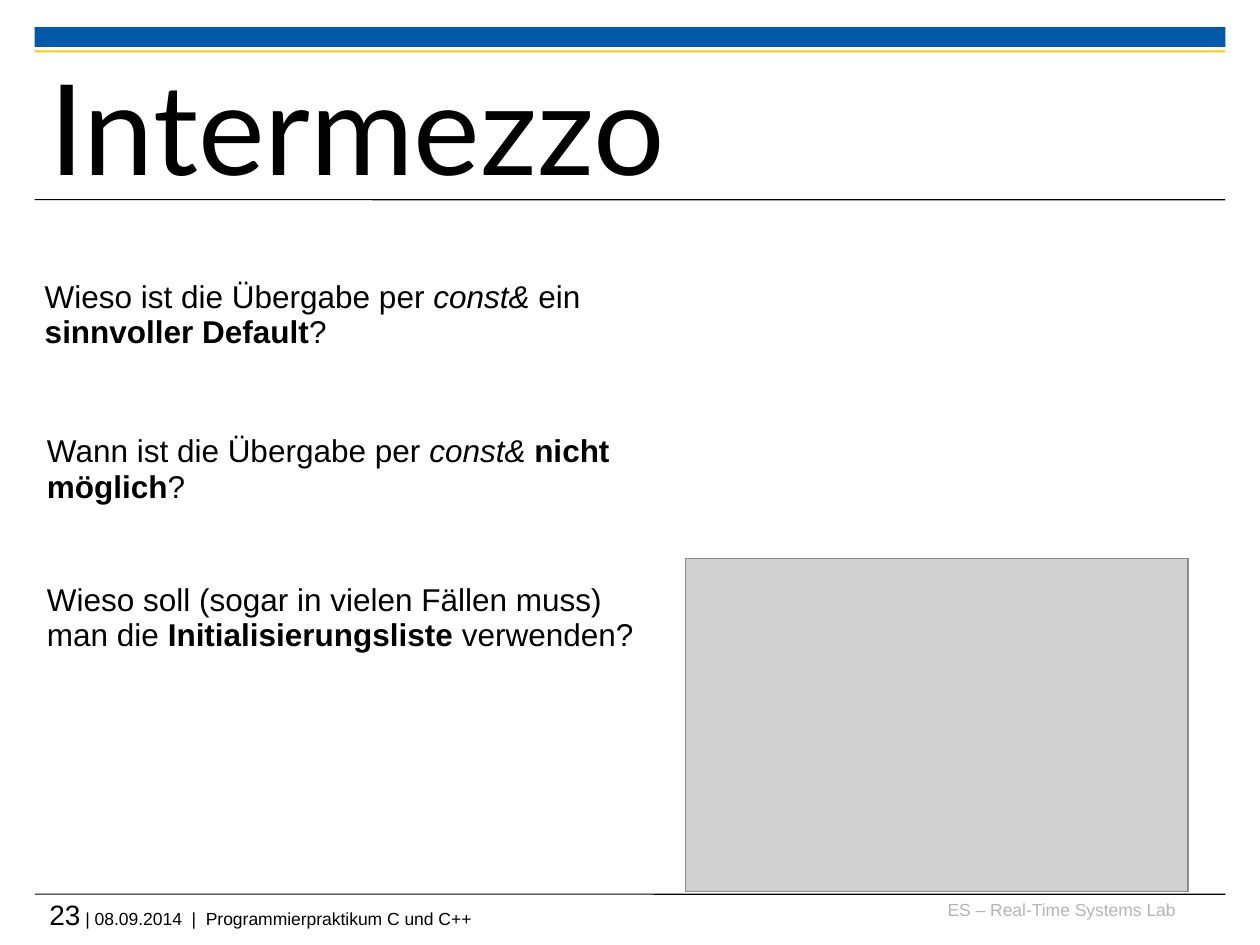
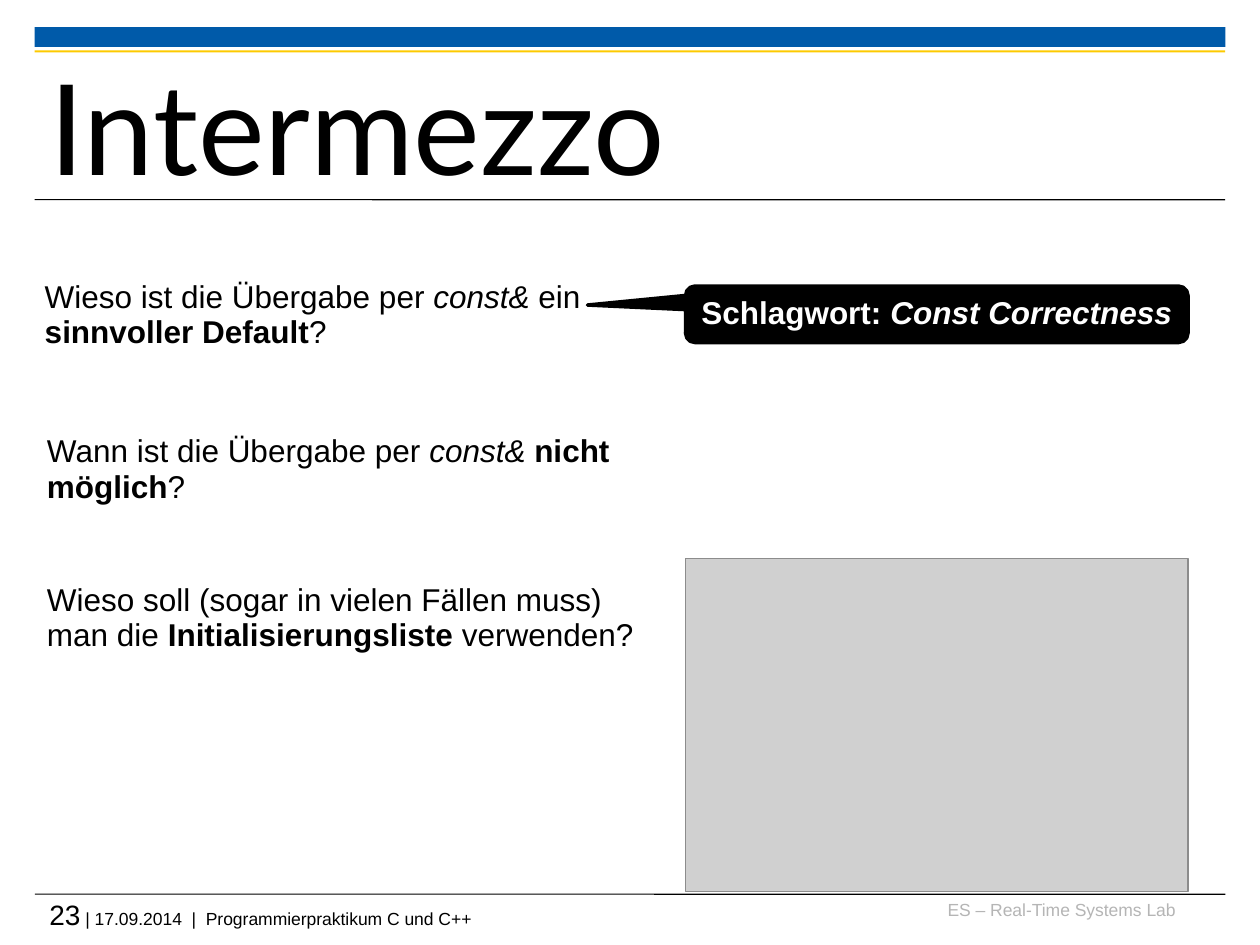
Before and after one commit to h82k/tud-cppp, a slide deck: slide 23 of Vorlesung/2 Speicherverwaltung.pptx. Drawn at 1260x945 pixels with LibreOffice and Linux fonts; fonts in the diff are those of the drawing; grey boxes stand for pictures; background and template pictures are left out. Boxes give left, top, right and bottom in pixels: in the first picture for what was removed or moved away, otherwise in the second. Text is boxed around its words. In the diff, an @@ line names an element or a change of style, - is before the commit and + after.

Commit message:
Update slides: const-correctness

```diff
--- a/Vorlesung/2 Speicherverwaltung.pptx
+++ b/Vorlesung/2 Speicherverwaltung.pptx
@@ rounded speech box added at bbox=[685, 286, 1188, 343], fill #000000, outline #000000 2 pt, 18 pt, text #FFFFFF, bold, italic @@
+Schlagwort: Const Correctness
@@ text at bbox=[49, 905, 471, 929]: text changed @@
-23 | 08.09.2014 | Programmierpraktikum C und C++
+23 | 17.09.2014 | Programmierpraktikum C und C++
```
Also in this commit, not shown: 1 other slide changed, 2 other files.
